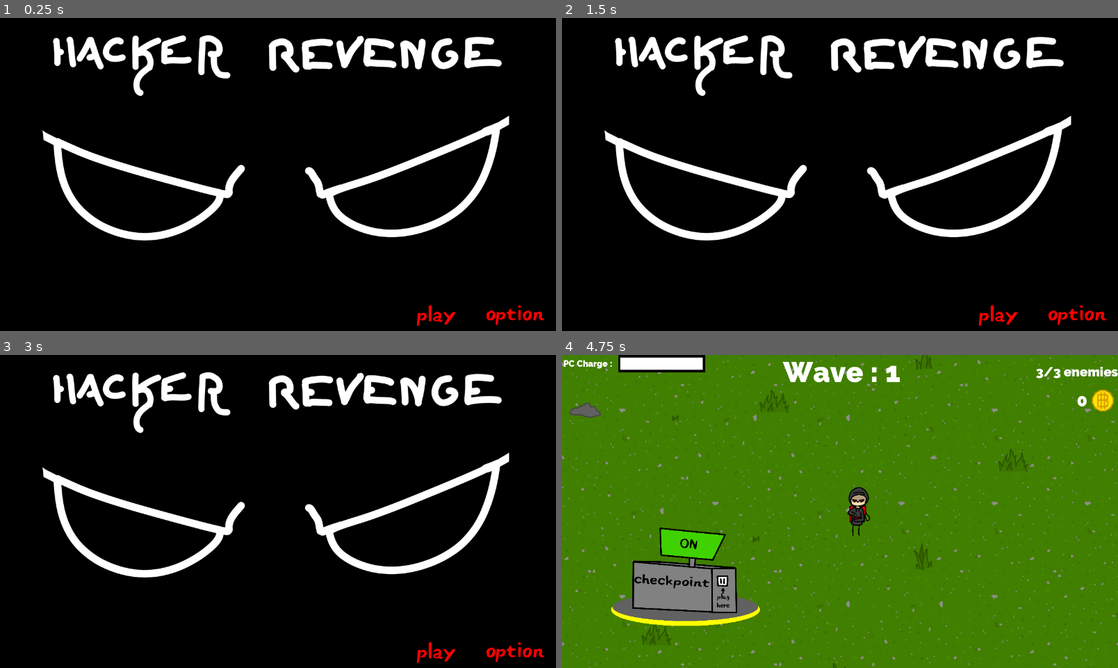
Above: before the commit, frames 1-4 (two rows, left to right).
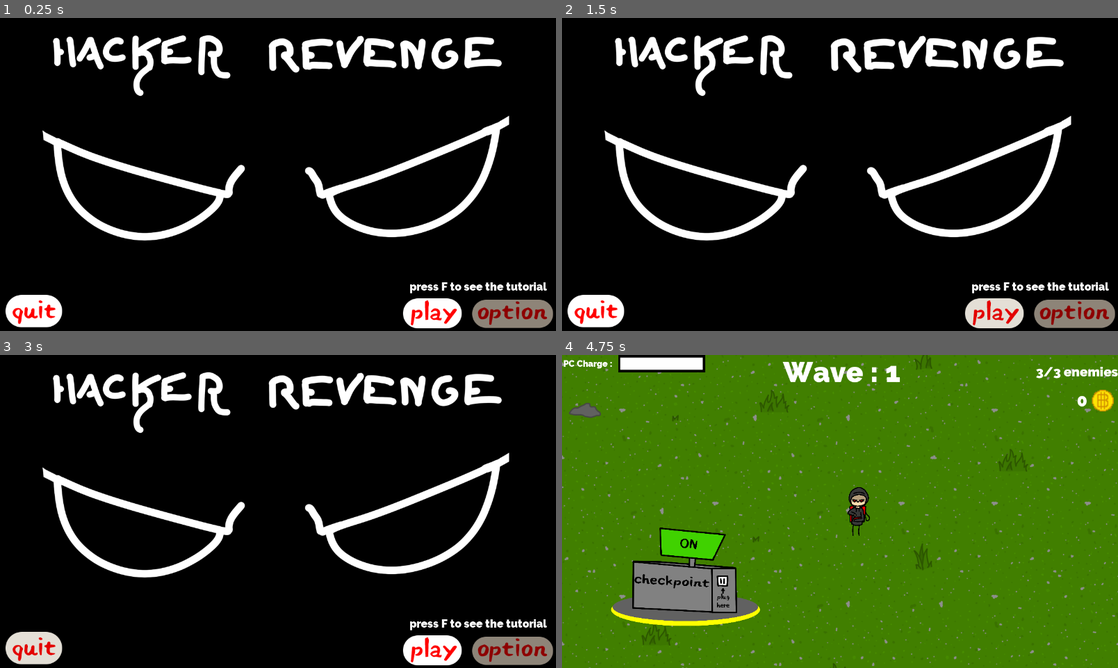
Above: after the commit, the same moments.

Repository: CeylenGames/5thAlakajam
Game: Godot game, scene res://MainMenu.tscn
Two runs of this game, one before a commit and one after it. Both use one fixed random seed, a clock stepped at 60 frames per second and the inputs below.
Inputs (mouse positions are in pixels of both pictures, inside the frame that each line leads up to):
- Up to frame 1 (0.25 s): no input
- Up to frame 2 (1.5 s): click (573, 27) at 0.52 s; click (995, 312) at 1.27 s
- Up to frame 3 (3 s): click (433, 649) at 2.02 s; click (33, 649) at 2.77 s
- Up to frame 4 (4.75 s): click (595, 649) at 3.52 s; tap F at 4.25 s; hold Right (ui_right) from 4.28 s (still down); tap Keypad 0 (combo_0) at 4.35 s; tap Enter (ui_accept) at 4.52 s

The runs differ from the first frame. In frame 1, 3.5% of the frame differs, in the area x 1-100%, y 84-100%; in frame 2, 3.5%; in frame 3, 3.5%; in frame 4, nothing differs.

Commit message:
qthhhhhhhhhh

Diff:
--- a/MainMenu.tscn
+++ b/MainMenu.tscn
@@ -1,7 +1,25 @@
-[gd_scene load_steps=3 format=2]
+[gd_scene load_steps=14 format=2]
 
 [ext_resource path="res://Scripts/MainMenu.gd" type="Script" id=1]
 [ext_resource path="res://images/main menu.png" type="Texture" id=2]
+[ext_resource path="res://images/button/mmplay.png" type="Texture" id=3]
+[ext_resource path="res://images/button/pressed/mmplay.png" type="Texture" id=4]
+[ext_resource path="res://images/button/hover/mmplay.png" type="Texture" id=5]
+[ext_resource path="res://images/button/mmoption.png" type="Texture" id=6]
+[ext_resource path="res://images/button/pressed/mmoption.png" type="Texture" id=7]
+[ext_resource path="res://images/button/hover/mmoption.png" type="Texture" id=8]
+[ext_resource path="res://images/button/mmquit.png" type="Texture" id=9]
+[ext_resource path="res://images/button/pressed/mmquit.png" type="Texture" id=10]
+[ext_resource path="res://images/button/hover/mmquit.png" type="Texture" id=11]
+[ext_resource path="res://font/Raleway-Black.ttf" type="DynamicFontData" id=12]
+
+[sub_resource type="DynamicFont" id=1]
+
+size = 25
+use_mipmaps = false
+use_filter = false
+font_data = ExtResource( 12 )
+_sections_unfolded = [ "Font", "Settings" ]
 
 [node name="CanvasLayer" type="CanvasLayer"]
 
@@ -28,14 +46,17 @@
 expand = true
 stretch_mode = 0
 
-[node name="TextureButton" type="TextureButton" parent="." index="1"]
+[node name="play" type="TextureButton" parent="." index="1"]
 
 anchor_left = 0.0
 anchor_top = 0.0
 anchor_right = 0.0
 anchor_bottom = 0.0
-margin_right = 40.0
-margin_bottom = 40.0
+margin_left = 927.0
+margin_top = 645.0
+margin_right = 1098.0
+margin_bottom = 731.0
+rect_scale = Vector2( 0.8, 0.8 )
 rect_pivot_offset = Vector2( 0, 0 )
 rect_clip_content = false
 focus_mode = 2
@@ -47,3 +68,86 @@
 enabled_focus_mode = 2
 shortcut = null
 group = null
+texture_normal = ExtResource( 3 )
+texture_pressed = ExtResource( 4 )
+texture_hover = ExtResource( 5 )
+_sections_unfolded = [ "Textures" ]
+
+[node name="play2" type="TextureButton" parent="." index="2"]
+
+anchor_left = 0.0
+anchor_top = 0.0
+anchor_right = 0.0
+anchor_bottom = 0.0
+margin_left = 1087.0
+margin_top = 648.0
+margin_right = 1320.0
+margin_bottom = 734.0
+rect_scale = Vector2( 0.8, 0.8 )
+rect_pivot_offset = Vector2( 0, 0 )
+rect_clip_content = false
+focus_mode = 2
+mouse_filter = 0
+mouse_default_cursor_shape = 0
+size_flags_horizontal = 1
+size_flags_vertical = 1
+disabled = true
+toggle_mode = false
+enabled_focus_mode = 2
+shortcut = null
+group = null
+texture_normal = ExtResource( 6 )
+texture_pressed = ExtResource( 7 )
+texture_hover = ExtResource( 8 )
+texture_disabled = ExtResource( 7 )
+_sections_unfolded = [ "Rect", "Textures" ]
+
+[node name="play3" type="TextureButton" parent="." index="3"]
+
+anchor_left = 0.0
+anchor_top = 0.0
+anchor_right = 0.0
+anchor_bottom = 0.0
+margin_left = 12.0
+margin_top = 637.0
+margin_right = 183.0
+margin_bottom = 731.0
+rect_scale = Vector2( 0.8, 0.8 )
+rect_pivot_offset = Vector2( 0, 0 )
+rect_clip_content = false
+focus_mode = 2
+mouse_filter = 0
+mouse_default_cursor_shape = 0
+size_flags_horizontal = 1
+size_flags_vertical = 1
+toggle_mode = false
+enabled_focus_mode = 2
+shortcut = null
+group = null
+texture_normal = ExtResource( 9 )
+texture_pressed = ExtResource( 10 )
+texture_hover = ExtResource( 11 )
+_sections_unfolded = [ "Rect", "Textures" ]
+
+[node name="Label" type="Label" parent="." index="4"]
+
+anchor_left = 0.0
+anchor_top = 0.0
+anchor_right = 0.0
+anchor_bottom = 0.0
+margin_left = 943.0
+margin_top = 603.0
+margin_right = 1307.0
+margin_bottom = 640.0
+rect_pivot_offset = Vector2( 0, 0 )
+rect_clip_content = false
+mouse_filter = 2
+mouse_default_cursor_shape = 0
+size_flags_horizontal = 1
+size_flags_vertical = 4
+custom_fonts/font = SubResource( 1 )
+text = "press F to see the tutorial"
+percent_visible = 1.0
+lines_skipped = 0
+max_lines_visible = -1
+_sections_unfolded = [ "custom_fonts" ]
--- a/World.tscn
+++ b/World.tscn
@@ -18,26 +18,26 @@
 [ext_resource path="res://images/terrain2/rock.png" type="Texture" id=16]
 [ext_resource path="res://images/terrain2/rock2.png" type="Texture" id=17]
 [ext_resource path="res://images/terrain2/rock3.png" type="Texture" id=18]
-[ext_resource path="res://Prefabs/Player.tscn" type="PackedScene" id=19]
-[ext_resource path="res://Prefabs/Combo.tscn" type="PackedScene" id=20]
-[ext_resource path="res://Prefabs/Bullet.tscn" type="PackedScene" id=21]
-[ext_resource path="res://images/locked.png" type="Texture" id=22]
-[ext_resource path="res://Scripts/EnemyContainer.gd" type="Script" id=23]
-[ext_resource path="res://Prefabs/Spawner.tscn" type="PackedScene" id=24]
-[ext_resource path="res://Prefabs/Enemy.tscn" type="PackedScene" id=25]
-[ext_resource path="res://images/enemies/spam1.png" type="Texture" id=26]
-[ext_resource path="res://images/enemies/spam2.png" type="Texture" id=27]
-[ext_resource path="res://images/enemies/spam3.png" type="Texture" id=28]
-[ext_resource path="res://images/enemies/spam4.png" type="Texture" id=29]
-[ext_resource path="res://Scripts/PauseEnemy.gd" type="Script" id=30]
-[ext_resource path="res://Prefabs/PauseMenu.tscn" type="PackedScene" id=31]
-[ext_resource path="res://Prefabs/pc_menu.tscn" type="PackedScene" id=32]
-[ext_resource path="res://font/Raleway-Black.ttf" type="DynamicFontData" id=33]
-[ext_resource path="res://images/ui/fond_bar.png" type="Texture" id=34]
-[ext_resource path="res://images/ui/bar.png" type="Texture" id=35]
-[ext_resource path="res://images/bitcoin/bitcoin1.png" type="Texture" id=36]
-[ext_resource path="res://images/plateforme.png" type="Texture" id=37]
-[ext_resource path="res://Prefabs/CheckPoint.tscn" type="PackedScene" id=38]
+[ext_resource path="res://images/plateforme.png" type="Texture" id=19]
+[ext_resource path="res://Prefabs/CheckPoint.tscn" type="PackedScene" id=20]
+[ext_resource path="res://Prefabs/Player.tscn" type="PackedScene" id=21]
+[ext_resource path="res://Prefabs/Combo.tscn" type="PackedScene" id=22]
+[ext_resource path="res://Prefabs/Bullet.tscn" type="PackedScene" id=23]
+[ext_resource path="res://images/locked.png" type="Texture" id=24]
+[ext_resource path="res://Scripts/EnemyContainer.gd" type="Script" id=25]
+[ext_resource path="res://Prefabs/Spawner.tscn" type="PackedScene" id=26]
+[ext_resource path="res://Prefabs/Enemy.tscn" type="PackedScene" id=27]
+[ext_resource path="res://images/enemies/spam1.png" type="Texture" id=28]
+[ext_resource path="res://images/enemies/spam2.png" type="Texture" id=29]
+[ext_resource path="res://images/enemies/spam3.png" type="Texture" id=30]
+[ext_resource path="res://images/enemies/spam4.png" type="Texture" id=31]
+[ext_resource path="res://Scripts/PauseEnemy.gd" type="Script" id=32]
+[ext_resource path="res://Prefabs/PauseMenu.tscn" type="PackedScene" id=33]
+[ext_resource path="res://Prefabs/pc_menu.tscn" type="PackedScene" id=34]
+[ext_resource path="res://font/Raleway-Black.ttf" type="DynamicFontData" id=35]
+[ext_resource path="res://images/ui/fond_bar.png" type="Texture" id=36]
+[ext_resource path="res://images/ui/bar.png" type="Texture" id=37]
+[ext_resource path="res://images/bitcoin/bitcoin1.png" type="Texture" id=38]
 
 [sub_resource type="NavigationPolygon" id=1]
 
@@ -92,10 +92,10 @@
 size = 30
 use_mipmaps = false
 use_filter = false
-font_data = ExtResource( 33 )
+font_data = ExtResource( 35 )
 _sections_unfolded = [ "Font", "Settings" ]
 
-[node name="World" type="Node"]
+[node name="World" type="Node" index="0"]
 
 script = ExtResource( 1 )
 Enemies = NodePath("GUI/Enemies")
@@ -829,14 +829,24 @@
 position = Vector2( -2650, 570 )
 texture = ExtResource( 16 )
 
-[node name="Player" parent="." index="3" instance=ExtResource( 19 )]
+[node name="plateforme" type="Sprite" parent="." index="3"]
+
+position = Vector2( 0, 90 )
+scale = Vector2( 0.268229, 0.268229 )
+texture = ExtResource( 19 )
+
+[node name="CheckPoint" parent="." index="4" instance=ExtResource( 20 )]
+
+position = Vector2( 0, -10 )
+
+[node name="Player" parent="." index="5" instance=ExtResource( 21 )]
 
 editor/display_folded = true
 position = Vector2( 500, -200 )
 _sections_unfolded = [ "Transform" ]
-Combo_Indic = ExtResource( 20 )
-Bullet = ExtResource( 21 )
-select_texture = ExtResource( 22 )
+Combo_Indic = ExtResource( 22 )
+Bullet = ExtResource( 23 )
+select_texture = ExtResource( 24 )
 Coins = NodePath("../GUI/Coins")
 ChargeBar = NodePath("../GUI/Charge/TextureProgress")
 
@@ -902,51 +912,52 @@
 
 shape = SubResource( 3 )
 
-[node name="Enemies" type="Node2D" parent="." index="4"]
-
-script = ExtResource( 23 )
+[node name="Enemies" type="Node2D" parent="." index="6"]
+
+script = ExtResource( 25 )
 _sections_unfolded = [ "Transform" ]
 
-[node name="Spawner" parent="." index="5" instance=ExtResource( 24 )]
+[node name="Spawner" parent="." index="7" instance=ExtResource( 26 )]
 
 position = Vector2( 1370, -1590 )
 nav = NodePath("../Navigation2D")
-Enemy = ExtResource( 25 )
+Enemy = ExtResource( 27 )
 Player = NodePath("../Player")
 EnemyContainer = NodePath("../Enemies")
-sprites = [ ExtResource( 26 ), ExtResource( 27 ), ExtResource( 28 ), ExtResource( 29 ) ]
+sprites = [ ExtResource( 28 ), ExtResource( 29 ), ExtResource( 30 ), ExtResource( 31 ) ]
 time_left = 1.0
 
-[node name="Spawner2" parent="." index="6" instance=ExtResource( 24 )]
+[node name="Spawner2" parent="." index="8" instance=ExtResource( 26 )]
 
 position = Vector2( -2210, 140 )
 nav = NodePath("../Navigation2D")
-Enemy = ExtResource( 25 )
+Enemy = ExtResource( 27 )
 Player = NodePath("../Player")
 EnemyContainer = NodePath("../Enemies")
-sprites = [ ExtResource( 26 ), ExtResource( 27 ), ExtResource( 28 ), ExtResource( 29 ) ]
+sprites = [ ExtResource( 28 ), ExtResource( 29 ), ExtResource( 30 ), ExtResource( 31 ) ]
 time_left = 2.0
 
-[node name="Spawner3" parent="." index="7" instance=ExtResource( 24 )]
+[node name="Spawner3" parent="." index="9" instance=ExtResource( 26 )]
 
 position = Vector2( 680, 1270 )
 nav = NodePath("../Navigation2D")
-Enemy = ExtResource( 25 )
+Enemy = ExtResource( 27 )
 Player = NodePath("../Player")
 EnemyContainer = NodePath("../Enemies")
-sprites = [ ExtResource( 26 ), ExtResource( 27 ), ExtResource( 28 ), ExtResource( 29 ) ]
+sprites = [ ExtResource( 28 ), ExtResource( 29 ), ExtResource( 30 ), ExtResource( 31 ) ]
 time_left = 3.0
 
-[node name="GUI" type="CanvasLayer" parent="." index="8"]
-
+[node name="GUI" type="CanvasLayer" parent="." index="10"]
+
+editor/display_folded = true
 layer = 1
 offset = Vector2( 0, 0 )
 rotation = 0.0
 scale = Vector2( 1, 1 )
 transform = Transform2D( 1, 0, 0, 1, 0, 0 )
-script = ExtResource( 30 )
-PauseMenu = ExtResource( 31 )
-ShopMenu = ExtResource( 32 )
+script = ExtResource( 32 )
+PauseMenu = ExtResource( 33 )
+ShopMenu = ExtResource( 34 )
 
 [node name="Charge" type="Label" parent="GUI" index="0"]
 
@@ -1158,16 +1169,6 @@
 size_flags_horizontal = 1
 size_flags_vertical = 1
 
-[node name="plateforme" type="Sprite" parent="." index="9"]
-
-position = Vector2( 0, 90 )
-scale = Vector2( 0.268229, 0.268229 )
-texture = ExtResource( 37 )
-
-[node name="CheckPoint" parent="." index="10" instance=ExtResource( 38 )]
-
-position = Vector2( 0, -10 )
-
 [connection signal="body_entered" from="Player/Detector" to="Player" method="_detected"]
 
 [connection signal="body_exited" from="Player/Detector" to="Player" method="_undetected"]
Not shown: 7 places in World.tscn that only renumber resources
